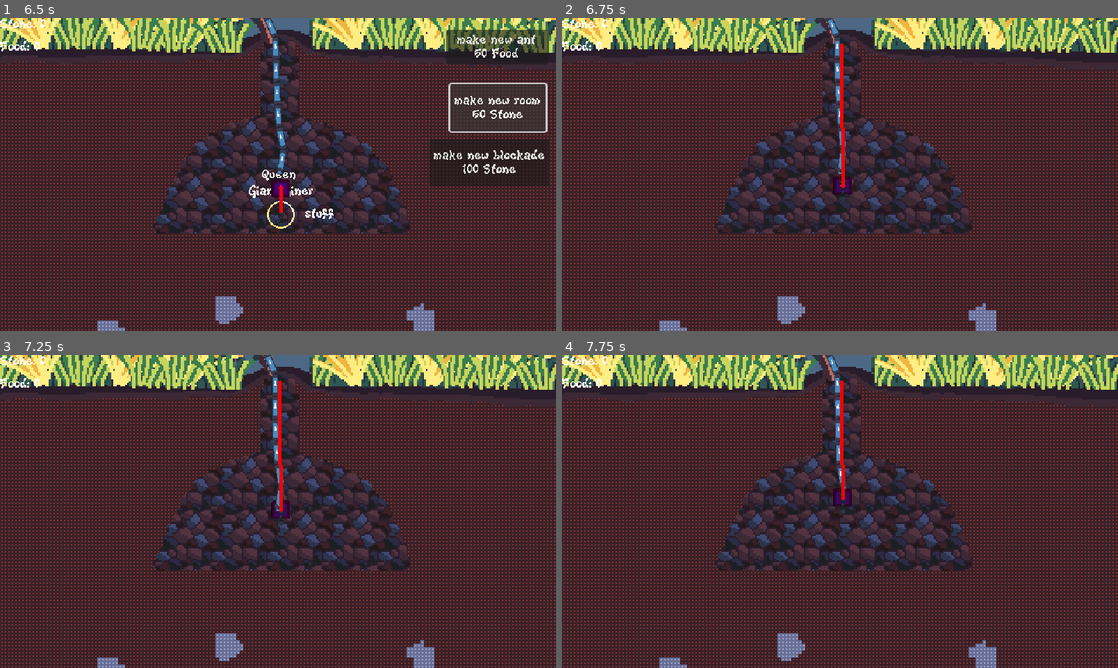
Above: before the commit, frames 1-4 (two rows, left to right).
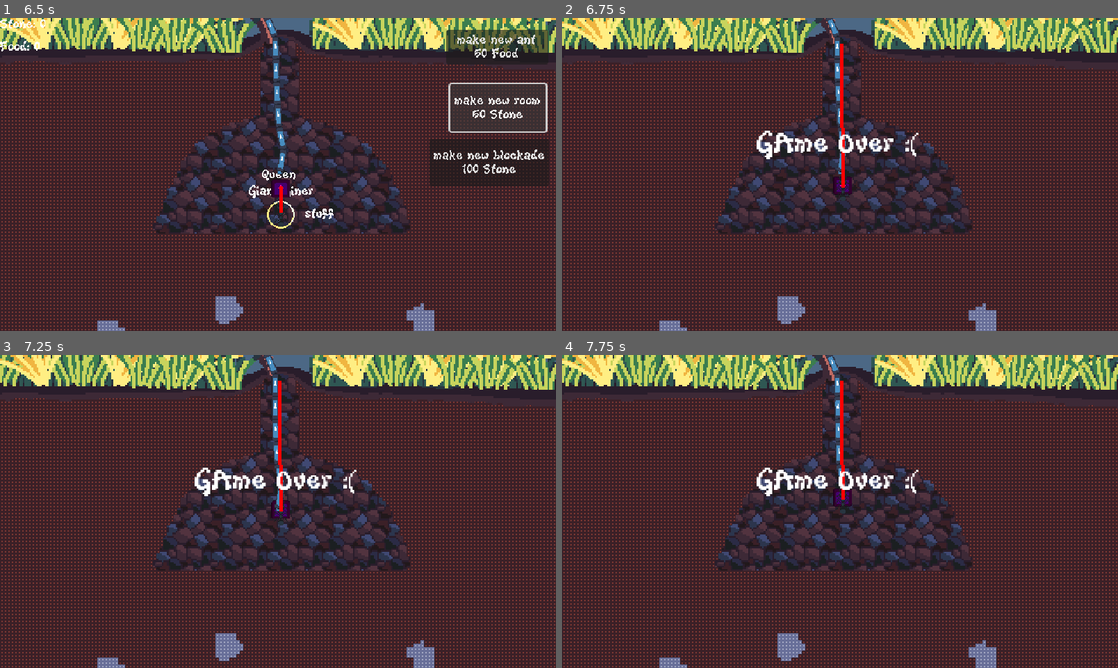
Above: after the commit, the same moments.

Repository: AlbieGray/LD57
Game: Godot game, scene res://Scenes/Game.tscn
The game is run twice, just before and just after one commit, with the same random seed, the same clock (stepped at 60 frames per second) and the same inputs. The engine's default icon, where the game draws it, is replaced by a stand-in: a white triangle on a blue panel in a dark square.
Inputs (mouse positions are in pixels of both pictures, inside the frame that each line leads up to):
- Up to frame 1 (6.5 s): click "make new ant 50 Food" at 0.5 s; click "make new ant 50 Food" at 1.25 s; click "make new room 50 Stone" at 2 s; click "make new room 50 Stone" at 2.75 s; click "make new blockade 100 Stone" at 3.5 s; click "make new blockade 100 Stone" at 4.25 s; click "make new ant 50 Food" at 5 s; click "make new room 50 Stone" at 5.75 s
- Up to frame 2 (6.75 s): click "make new blockade 100 Stone" at 6.5 s
- Up to frame 3 (7.25 s): no input
- Up to frame 4 (7.75 s): move the mouse to (962, 495) at 7.27 s; press the mouse at (962, 495) at 7.28 s

Frame 1 is identical in both runs. In frame 2, 1.0% of the frame differs, in the area x 0-65%, y 0-46%; in frame 3, 1.0%; in frame 4, 1.0%.

Commit message:
added game over screen

Diff:
--- a/Scenes/Game.tscn
+++ b/Scenes/Game.tscn
@@ -12,6 +12,7 @@
 [ext_resource type="PackedScene" uid="uid://bbi4fjfl186od" path="res://Scenes/rope/tongue.tscn" id="6_7lihs"]
 [ext_resource type="PackedScene" uid="uid://ba5jguls25ggu" path="res://Scenes/room.tscn" id="6_fgofq"]
 [ext_resource type="AudioStream" uid="uid://bcdttmcaxf4dw" path="res://assets/SFX/AntDeath.wav" id="12_3cx6b"]
+[ext_resource type="PackedScene" uid="uid://cj8ttag7ilaxm" path="res://over.tscn" id="12_wxwew"]
 [ext_resource type="AudioStream" uid="uid://day28efsot30i" path="res://assets/SFX/Click.wav" id="13_wxwew"]
 
 [sub_resource type="AtlasTexture" id="AtlasTexture_3cx6b"]
@@ -101,6 +102,9 @@
 offset_bottom = -1.0
 mouse_filter = 2
 
+[node name="over" parent="CanvasLayer" instance=ExtResource("12_wxwew")]
+visible = false
+
 [node name="SFX" type="Node2D" parent="."]
 
 [node name="AntDeath" type="AudioStreamPlayer2D" parent="SFX"]
--- a/Scripts/game.gd
+++ b/Scripts/game.gd
@@ -77,9 +77,14 @@
 		if blockade.ant == ant:
 			blockades.erase(blockade)
 			blockade.queue_free()
+	if(ant.queen):
+		$CanvasLayer/over.show()
+		$CanvasLayer/HUD.hide()
+		pass
 	ant.queue_free()
 	ants.erase(ant)
 	selected_ant = null
+
 	update_gui()
 
 func update_gui():
--- /dev/null
+++ b/over.tscn
@@ -0,0 +1,21 @@
+[gd_scene load_steps=2 format=3 uid="uid://cj8ttag7ilaxm"]
+
+[sub_resource type="LabelSettings" id="LabelSettings_0i1v2"]
+font_size = 35
+
+[node name="over" type="Control"]
+layout_mode = 3
+anchors_preset = 15
+anchor_right = 1.0
+anchor_bottom = 1.0
+grow_horizontal = 2
+grow_vertical = 2
+
+[node name="Label" type="Label" parent="."]
+layout_mode = 0
+offset_left = 224.0
+offset_top = 126.0
+offset_right = 417.0
+offset_bottom = 236.0
+text = "GAme Over :("
+label_settings = SubResource("LabelSettings_0i1v2")
Not shown: 1 places in Scenes/Game.tscn that only renumber resources
